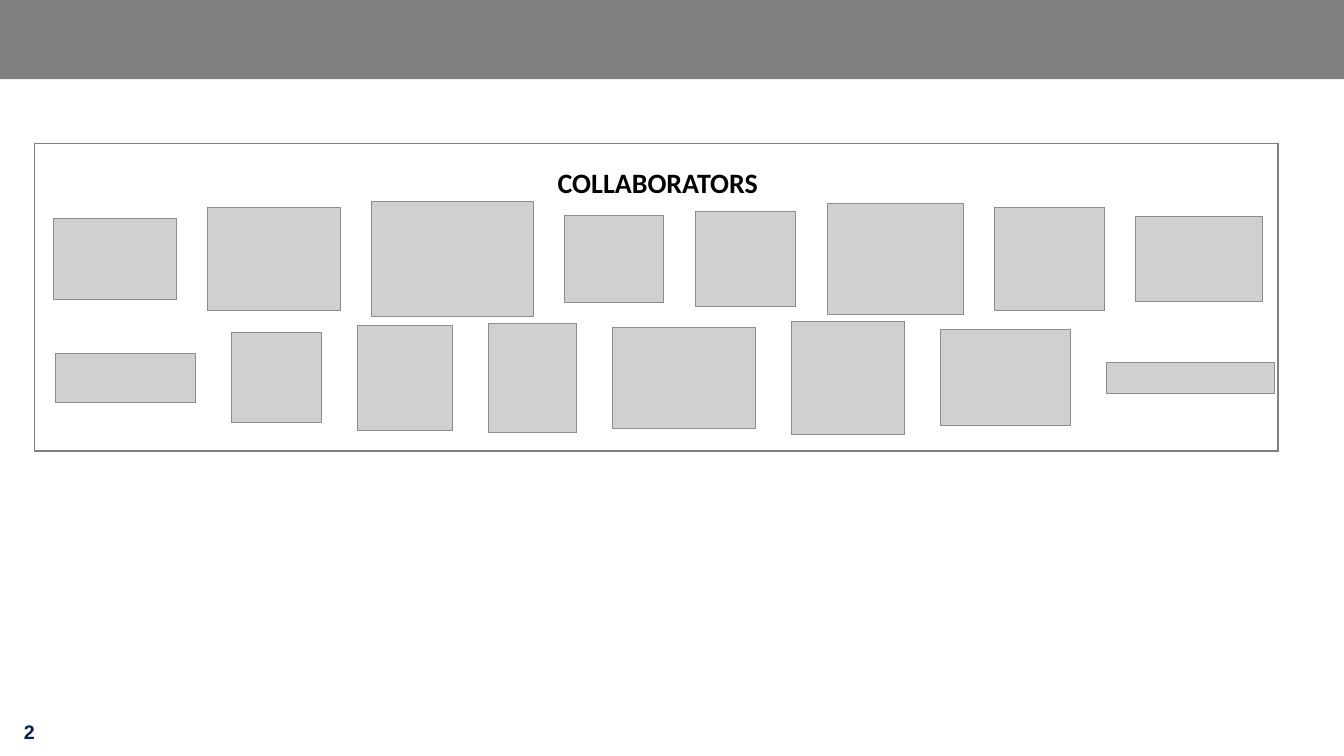
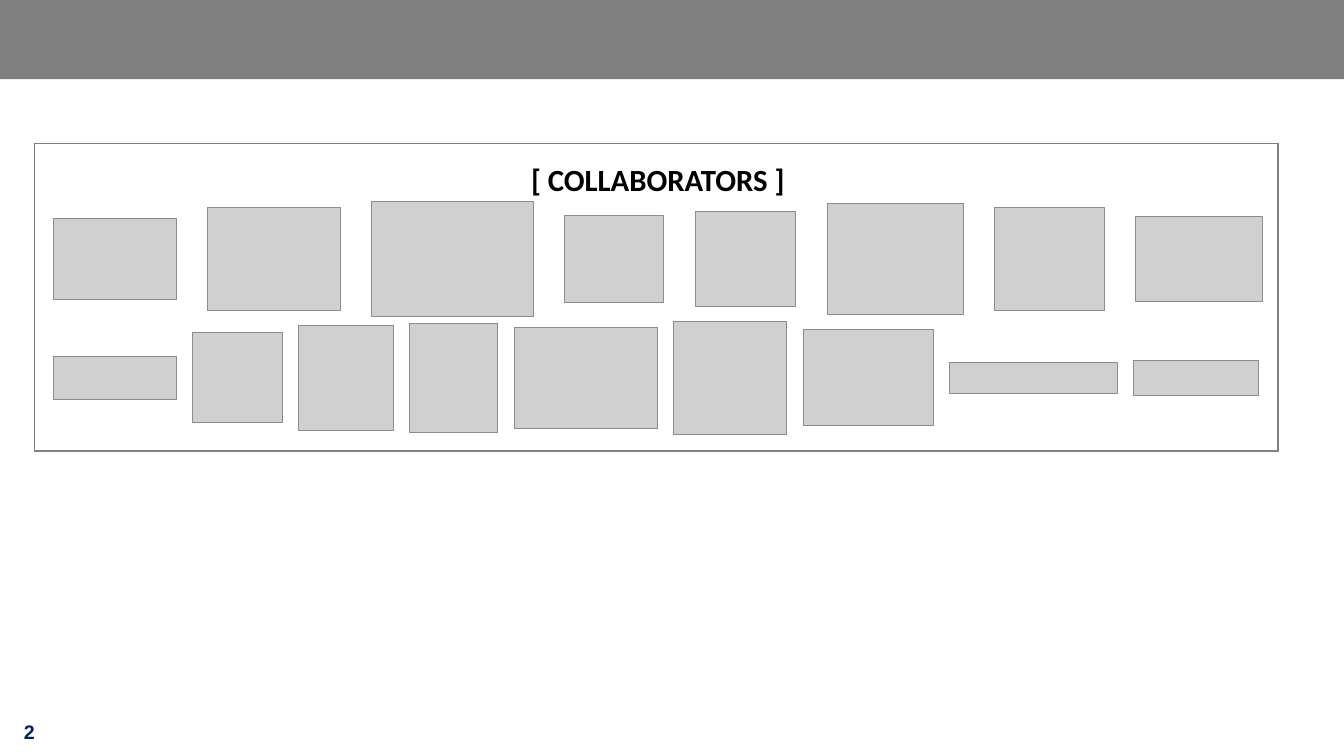
Before and after one commit to nwkang/homepage, a slide deck: slide 2 of img/slider/slider.pptx. Drawn at 1344x756 pixels with LibreOffice and Linux fonts; fonts in the diff are those of the drawing; grey boxes stand for pictures; background and template pictures are left out. Boxes give left, top, right and bottom in pixels: in the first picture for what was removed or moved away, otherwise in the second. Text is boxed around its words. In the diff, an @@ line names an element or a change of style, - is before the commit and + after.

```diff
--- a/img/slider/slider.pptx
+++ b/img/slider/slider.pptx
@@ text at <box>548,170,768,192</box>: text changed; size 20 to 22 pt @@
-COLLABORATORS
+[ COLLABORATORS ]
@@ picture: place and size @@
-picture at <box>358,326,453,431</box>
+picture at <box>298,326,393,431</box>
@@ picture: place and size @@
-picture at <box>488,324,577,434</box>
+picture at <box>409,324,498,434</box>
@@ picture: place and size @@
-picture at <box>613,328,756,429</box>
+picture at <box>514,328,657,429</box>
@@ picture: place and size @@
-picture at <box>791,322,904,435</box>
+picture at <box>674,322,786,435</box>
@@ picture: place and size @@
-picture at <box>55,353,197,402</box>
+picture at <box>54,356,176,399</box>
@@ picture: place and size @@
-picture at <box>232,333,322,422</box>
+picture at <box>193,333,282,422</box>
@@ picture: place and size @@
-picture at <box>941,330,1071,426</box>
+picture at <box>804,330,934,426</box>
@@ picture: place and size @@
-picture at <box>1107,363,1274,393</box>
+picture at <box>950,363,1117,393</box>
@@ picture added at <box>1134,360,1259,395</box> @@
```
Also in this commit, not shown: 1 other slide changed, 1 slide added, 5 other files.
